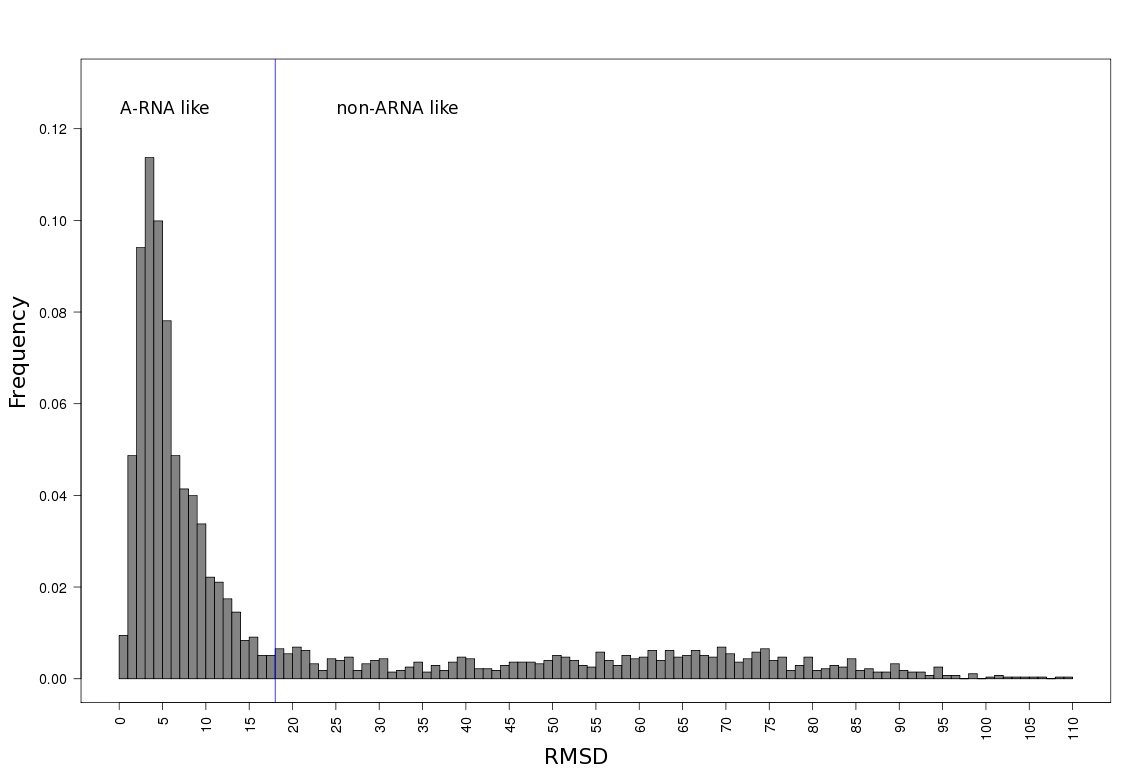
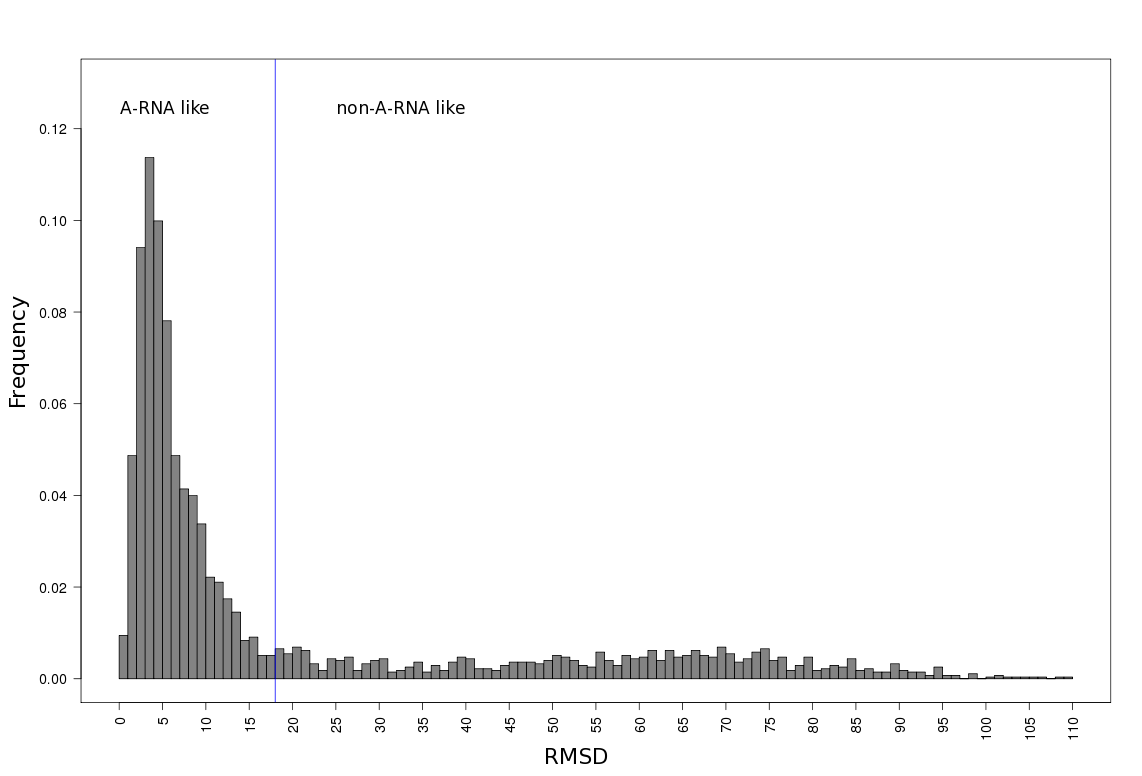
Before/after of a 1142px x 776px layered artwork. What changed in the layer stack:
renamed "non-ARNA like" to "non-A-RNA like", painted on it over [388, 100, 465, 114]
